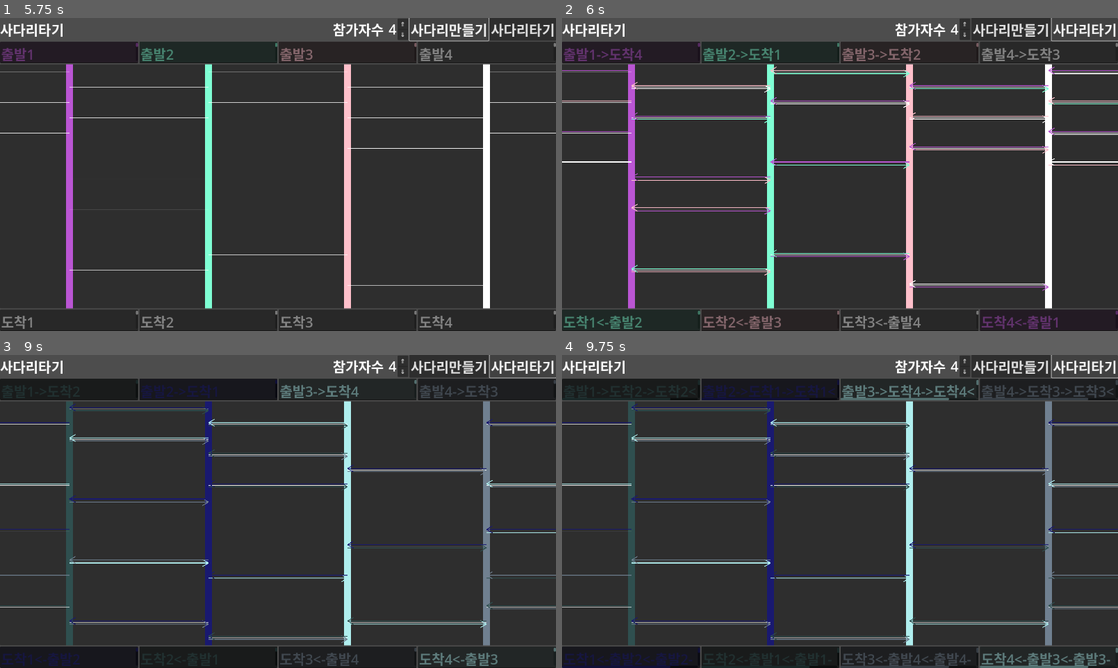
Above: before the commit, frames 1-4 (two rows, left to right).
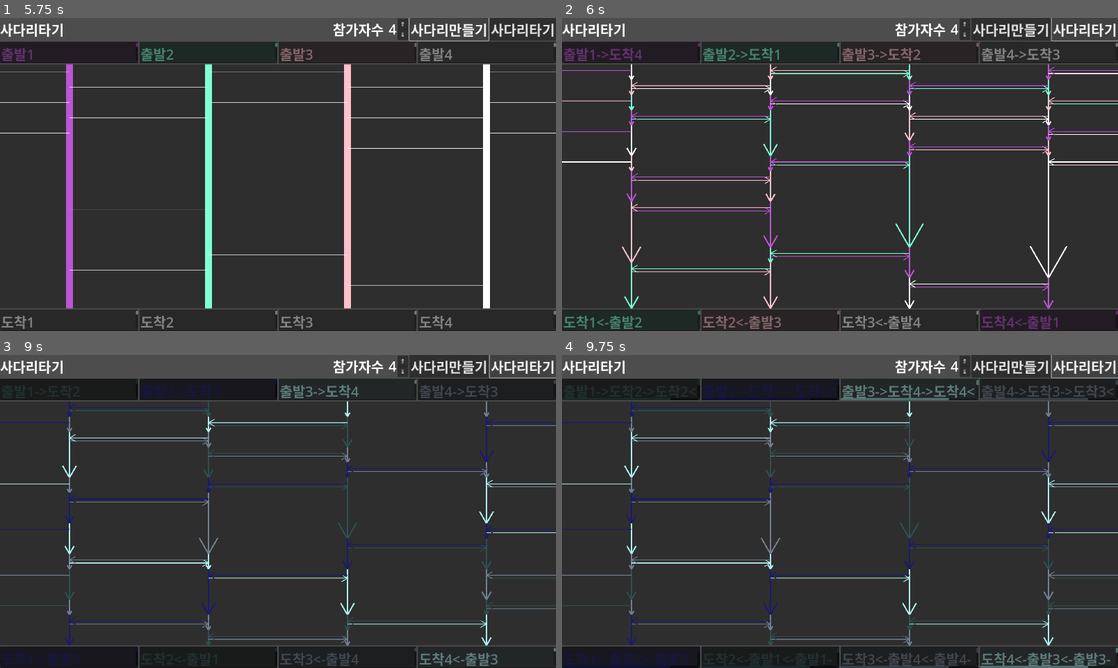
Above: after the commit, the same moments.

Repository: kasworld/gd4laddergame
Game: Godot game, scene res://사다리타기.tscn
Two runs of this game, one before a commit and one after it. Both use one fixed random seed, a clock stepped at 60 frames per second and the inputs below.
Inputs:
- Up to frame 1 (5.75 s): click "사다리타기" at 0.5 s; click "⇑" at 1.25 s; click "⇓" at 2 s; click "사다리만들기" at 2.75 s; click "⇑" at 3.5 s; click "⇓" at 4.25 s; click "사다리만들기" at 5 s
- Up to frame 2 (6 s): click "사다리타기" at 5.75 s
- Up to frame 3 (9 s): click "⇑" at 6.5 s; click "⇓" at 7.25 s; click "사다리만들기" at 8 s; click "사다리타기" at 8.75 s
- Up to frame 4 (9.75 s): tap Enter at 9.5 s

Frame 1 is identical in both runs. In frame 2, 4.4% of the frame differs, in the area x 0-100%, y 14-93%; in frame 3, 4.3%; in frame 4, 4.3%.
Error in both runs: Invalid access of index '0' on a base object of type: 'Array'. (res://사다리타기.gd:141)

Commit message:
풀이 세로줄 그리기

Diff:
--- a/사다리타기.gd
+++ b/사다리타기.gd
@@ -75,7 +75,7 @@
 				참가자위치[참가자번호] = 현재줄번호
 				continue
 
-	사다리자료_보기()
+	#사다리자료_보기()
 
 func _ready() -> void:
 	var fsize = preload("res://사다리타기.tres").default_font_size
@@ -147,15 +147,36 @@
 		사다리풀이.remove_child(n)
 
 	var shift = Vector2(0, 간격.y/10)
+
+	# 세로줄 그리기
+	for x in 칸수.x:
+		var 참가자번호 = x
+		var oldy = 0
+		for y in 칸수.y:
+			if 사다리자료[(x+1)%칸수.x][y].왼쪽가는길 >=0: # 오른쪽에서 들어옴
+				var 세로줄 = 화살표.instantiate()
+				세로줄.init_2_point(세로줄위치(x,oldy), 세로줄위치(x,y), 참가자색[참가자번호], 간격.x/10/10, 0.3)
+				사다리풀이.add_child(세로줄)
+				oldy = y
+				참가자번호 = 사다리자료[(x+1)%칸수.x][y].왼쪽가는길
+				continue
+			if 사다리자료[(x-1+칸수.x)%칸수.x][y].오른쪽가는길 >=0: # 왼쪽에서 들어옴
+				# 현재까지를 그린다.
+				var 세로줄 = 화살표.instantiate()
+				세로줄.init_2_point(세로줄위치(x,oldy), 세로줄위치(x,y), 참가자색[참가자번호], 간격.x/10/10, 0.3)
+				사다리풀이.add_child(세로줄)
+				oldy = y
+				참가자번호 = 사다리자료[(x-1+칸수.x)%칸수.x][y].오른쪽가는길
+				continue
+		# 나머지 끝까지 그린다.
+		var 세로줄 = 화살표.instantiate()
+		세로줄.init_2_point(세로줄위치(x,oldy), 세로줄위치(x,칸수.y), 참가자색[참가자번호], 간격.x/10/10, 0.3)
+		사다리풀이.add_child(세로줄)
+
+
+	# 가로줄 그리기
 	for y in 칸수.y:
 		for x in 칸수.x+1:
-			#if y == 0:
-				# 첫 세로줄 그리기
-			#참가번호 = x % n
-			#var 세로줄 = 화살표.instantiate()
-			#세로줄.init_2_point(세로줄위치(x,y), 세로줄위치(x,y+1)-shift, 참가자색[참가번호], 간격.x/10/10, 0.3)
-			#사다리풀이.add_child(세로줄)
-
 			if 사다리자료[x%칸수.x][y].왼쪽가는길 >=0:
 				var 참가번호 = 사다리자료[x%칸수.x][y].왼쪽가는길
 				var 가로줄 = 화살표.instantiate()
@@ -168,7 +189,7 @@
 				가로줄.init_2_point(가로줄위치(x,y)+shift, 가로줄위치(x+1,y)+shift, 참가자색[참가번호], 간격.y/10/2, 0.05)
 				사다리풀이.add_child(가로줄)
 
-	#사다리문제.visible = false
+	사다리문제.visible = false
 	사다리풀이.visible = true
 
 func 사다리칸수() -> Vector2i:
